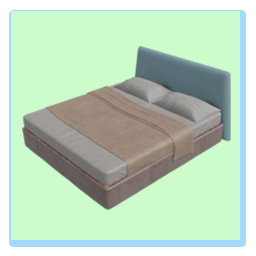
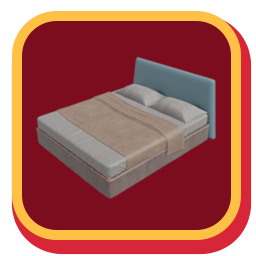
Layers edited between the first and the second 256 x 256 image:
painted on "Layer 5" over [22, 46, 231, 210]
added layer "Rounded Rectangle 2" above "Rectangle 1" over [12, 11, 241, 240]
hid "Rectangle 1" over [11, 11, 240, 240]
